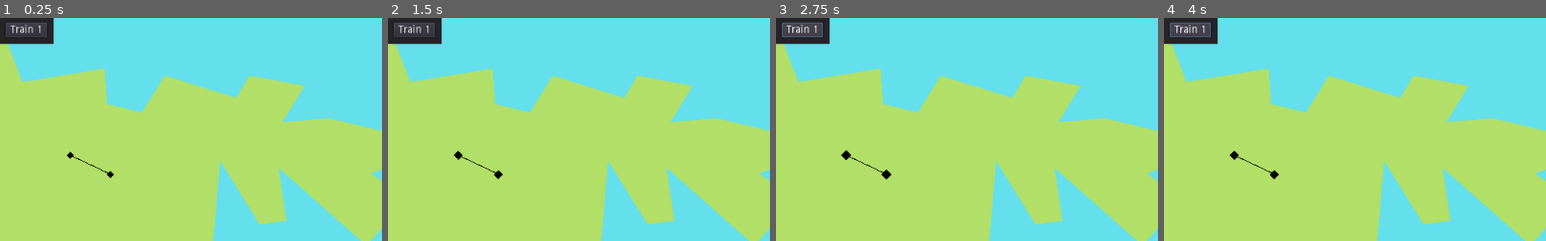
Above: before the commit, frames 1-4 (left to right).
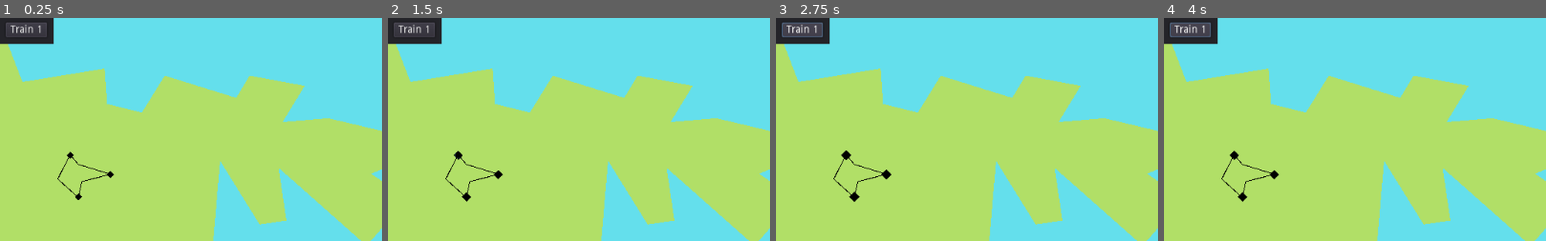
Above: after the commit, the same moments.

Repository: LeBoku/supply-chained
Game: Godot game, scene res://Game.tscn
Two runs of this game, one before a commit and one after it. Both use one fixed random seed, a clock stepped at 60 frames per second and the inputs below.
Inputs (mouse positions are % of the whole screen's width and height, from its top left):
- Up to frame 1 (0.25 s): no input
- Up to frame 2 (1.5 s): click "Train 1" at 0.5 s; click (9, 31) at 1.27 s
- Up to frame 3 (2.75 s): click "Train 1" at 2 s
- Up to frame 4 (4 s): click (9, 31) at 2.77 s; click "Train 1" at 3.5 s
The pictures show only the part of the screen within x 0-50%, y 0-50%; the shares and areas given below are measured in that part.

The runs differ from the first frame. In frame 1, 0.3% of the frame differs, in the area x 15-29%, y 61-82%; in frame 2, 0.3%; in frame 3, 0.3%, in the area x 15-29%, y 62-83%; in frame 4, 0.3%.

Commit message:
Refactoring

Diff:
--- a/supply-chained/Game.tscn
+++ b/supply-chained/Game.tscn
@@ -1,7 +1,8 @@
-[gd_scene load_steps=4 format=2]
+[gd_scene load_steps=5 format=2]
 
 [ext_resource path="res://Game.gd" type="Script" id=1]
-[ext_resource path="res://station/Mine.tscn" type="PackedScene" id=2]
+[ext_resource path="res://station/Station.tscn" type="PackedScene" id=2]
+[ext_resource path="res://connection/Connection.tscn" type="PackedScene" id=3]
 [ext_resource path="res://Map.gd" type="Script" id=4]
 
 [node name="Game" type="Node2D"]
@@ -43,14 +44,22 @@
 [node name="Mine" parent="Map" instance=ExtResource( 2 )]
 position = Vector2( 94.3333, 184.667 )
 
-[node name="Rail" type="Line2D" parent="Map"]
-position = Vector2( -820.283, 76.4114 )
-points = PoolVector2Array( 968.437, 133.763, 915.283, 108.589 )
-width = 1.0
-default_color = Color( 0, 0, 0, 1 )
+[node name="Rail" parent="Map" instance=ExtResource( 3 )]
+points = PoolVector2Array( 968.437, 133.763, 925.283, 120.589, 915.283, 108.589 )
 
 [node name="Town" parent="Map" instance=ExtResource( 2 )]
 position = Vector2( 148, 210.667 )
+
+[node name="Rail1" parent="Map" instance=ExtResource( 3 )]
+points = PoolVector2Array( 925.283, 164.922, 929.95, 143.589, 968.283, 133.922 )
+stationB = NodePath("../Farm")
+
+[node name="Farm" parent="Map" instance=ExtResource( 2 )]
+position = Vector2( 105.333, 240.667 )
+
+[node name="Rail2" parent="Map" instance=ExtResource( 3 )]
+points = PoolVector2Array( 925.283, 164.922, 897.616, 140.255, 914.283, 107.589 )
+stationA = NodePath("../Farm")
 
 [node name="Panel" type="Panel" parent="."]
 margin_right = 72.0
@@ -68,6 +77,7 @@
 __meta__ = {
 "_edit_use_anchors_": false
 }
-[connection signal="selected" from="Map/Mine" to="Map" method="_on_Mine_selected"]
-[connection signal="selected" from="Map/Town" to="Map" method="_on_Mine_selected"]
+[connection signal="selected" from="Map/Mine" to="Map" method="_on_station_selected"]
+[connection signal="selected" from="Map/Town" to="Map" method="_on_station_selected"]
+[connection signal="selected" from="Map/Farm" to="Map" method="_on_station_selected"]
 [connection signal="pressed" from="Panel/Train 1" to="." method="_on_train_pressed"]
--- a/supply-chained/Map.gd
+++ b/supply-chained/Map.gd
@@ -1,14 +1,11 @@
 extends Node2D
 
 signal station_selected(Station)
-
-func _ready():
-	pass # Replace with function body.
 
 func set_stations_enabled(enabled:bool = true):
 	for s in get_tree().get_nodes_in_group('Station'):
 		var station := s as Station
 		station.set_enabled(enabled)
 
-func _on_Mine_selected(station: Station):
+func _on_station_selected(station: Station):
 	emit_signal("station_selected", station)
--- /dev/null
+++ b/supply-chained/Route.gd
@@ -0,0 +1,18 @@
+extends Line2D
+class_name Connection
+
+export var stationA: NodePath
+export var stationB: NodePath
+# Declare member variables here. Examples:
+# var a = 2
+# var b = "text"
+
+
+# Called when the node enters the scene tree for the first time.
+func _ready():
+	pass # Replace with function body.
+
+
+# Called every frame. 'delta' is the elapsed time since the previous frame.
+#func _process(delta):
+#	pass
--- /dev/null
+++ b/supply-chained/connection/Connection.tscn
@@ -0,0 +1,14 @@
+[gd_scene load_steps=2 format=2]
+
+[ext_resource path="res://Route.gd" type="Script" id=1]
+
+[node name="Connection" type="Line2D" groups=[
+"Route",
+]]
+position = Vector2( -820.283, 76.4114 )
+points = PoolVector2Array( 968.437, 133.763, 915.283, 108.589 )
+width = 1.0
+default_color = Color( 0, 0, 0, 1 )
+script = ExtResource( 1 )
+stationA = NodePath("../Town")
+stationB = NodePath("../Mine")
--- a/supply-chained/project.godot
+++ b/supply-chained/project.godot
@@ -9,12 +9,18 @@
 config_version=4
 
 _global_script_classes=[ {
+"base": "Line2D",
+"class": "Connection",
+"language": "GDScript",
+"path": "res://Route.gd"
+}, {
 "base": "Sprite",
 "class": "Station",
 "language": "GDScript",
 "path": "res://Station.gd"
 } ]
 _global_script_class_icons={
+"Connection": "",
 "Station": ""
 }
 
Renamed: supply-chained/station/Mine.tscn -> supply-chained/station/Station.tscn
